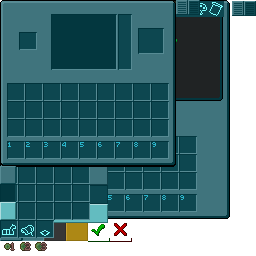
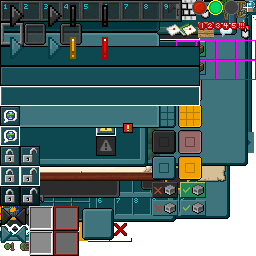
Comparing the layer stacks of the two 256 x 256 images. Changes:
removed group "upgraded/done 419" (84 layers) over (x1=0, y1=0, x2=256, y2=256)
renamed "main gui" to "main gui folder", moved it out of group "upgraded/done 419" over (x1=0, y1=0, x2=256, y2=256)
showed "widgets.png" over (x1=0, y1=0, x2=252, y2=206)
showed "recipe_book.png", painted on it over (x1=1, y1=1, x2=223, y2=256)
showed "icons.png", painted on it over (x1=0, y1=0, x2=192, y2=234)
showed "demo_background.png" over (x1=0, y1=0, x2=248, y2=166)
showed "book.png", painted on it over (x1=3, y1=1, x2=166, y2=217)
moved "container" out of group "main gui" over (x1=0, y1=0, x2=256, y2=251)
showed "villager2.png 512x256", painted on it over (x1=0, y1=0, x2=256, y2=226)
showed "smithing.png" over (x1=0, y1=0, x2=204, y2=166)
painted on "loom.png" over (x1=0, y1=0, x2=256, y2=209)
showed "legacy_smithing.png" over (x1=0, y1=0, x2=204, y2=166)
showed "inventory.png", painted on it over (x1=0, y1=0, x2=201, y2=230)
showed "generic_54.png" over (x1=0, y1=0, x2=176, y2=222)
showed "crafting_table.png" over (x1=0, y1=0, x2=176, y2=205)
showed "cartography_table.png" over (x1=0, y1=0, x2=254, y2=228)
showed "brewing_stand.png extra" over (x1=0, y1=0, x2=209, y2=166)
showed "brewing_stand.png basic" over (x1=0, y1=0, x2=209, y2=166)
showed "beacon.png (extra)", painted on it over (x1=0, y1=0, x2=230, y2=242)
showed "anvil.png extra", painted on it over (x1=0, y1=0, x2=204, y2=198)
showed "anvil.png basic", painted on it over (x1=0, y1=0, x2=204, y2=198)
showed group "creative inventory" (4 layers), moved it out of group "container" over (x1=0, y1=0, x2=256, y2=136)
showed group "advancements" (9 layers), moved it out of group "main gui" over (x1=0, y1=0, x2=252, y2=192)
painted on "widgets.png #1" over (x1=1, y1=4, x2=199, y2=179)
…and 38 more changes (1 added, 5 painted, 1 stack, 34 visibility)
